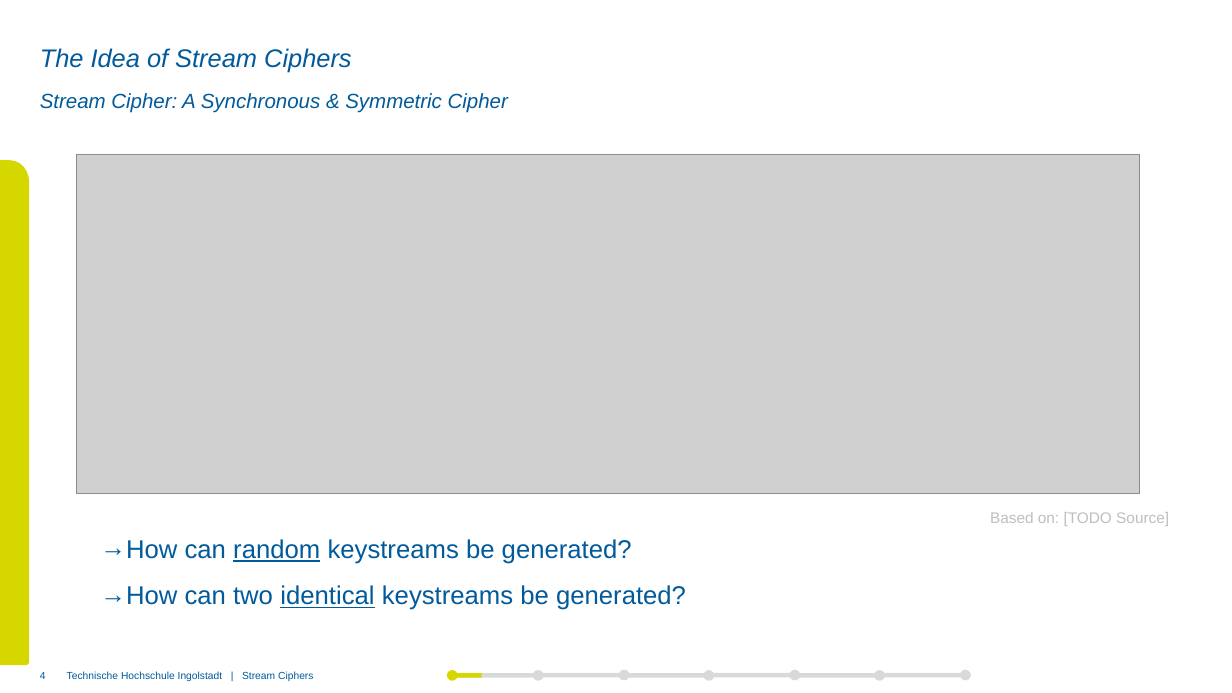
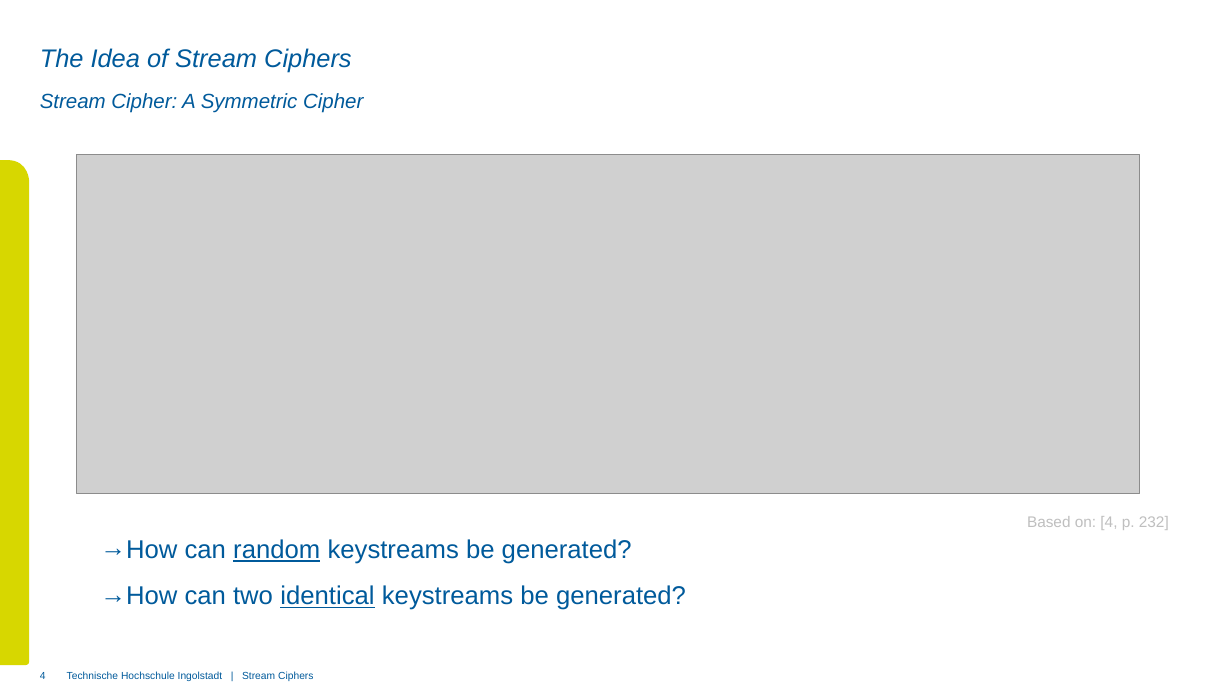
Before and after one commit to xThale/crypto-stream-ciphers, a slide deck: slide 4 of Präsentation/Presentation Unmerged Simon.pptx. Drawn at 1232x693 pixels with LibreOffice and Linux fonts; fonts in the diff are those of the drawing; grey boxes stand for pictures; background and template pictures are left out. Boxes give left, top, right and bottom in pixels: in the first picture for what was removed or moved away, otherwise in the second. Text is boxed around its words. In the diff, an @@ line names an element or a change of style, - is before the commit and + after.

```diff
--- a/Präsentation/Presentation Unmerged Simon.pptx
+++ b/Präsentation/Presentation Unmerged Simon.pptx
@@ subtitle at <box>40,93,363,113</box>: text changed @@
-Stream Cipher: A Synchronous & Symmetric Cipher
+Stream Cipher: A Symmetric Cipher
@@ text at <box>1027,516,1169,530</box>: text changed @@
-Based on: [TODO Source]
+Based on: [4, p. 232]
@@ ellipse removed at <box>447,670,458,681</box> @@
@@ rectangle removed at <box>452,673,537,677</box> @@
@@ rectangle removed at <box>454,673,482,677</box> @@
@@ ellipse removed at <box>533,670,544,681</box> @@
@@ rectangle removed at <box>538,673,623,677</box> @@
@@ ellipse removed at <box>619,670,630,681</box> @@
@@ rectangle removed at <box>623,673,708,677</box> @@
@@ ellipse removed at <box>703,670,714,681</box> @@
@@ rectangle removed at <box>709,673,794,677</box> @@
@@ ellipse removed at <box>789,670,800,681</box> @@
@@ rectangle removed at <box>794,673,879,677</box> @@
@@ ellipse removed at <box>874,670,885,681</box> @@
@@ rectangle removed at <box>880,673,965,677</box> @@
@@ ellipse removed at <box>960,670,971,681</box> @@
```
Also in this commit, not shown: 15 other slides changed, 4 slides added, 2 slides removed, 1 other file.
